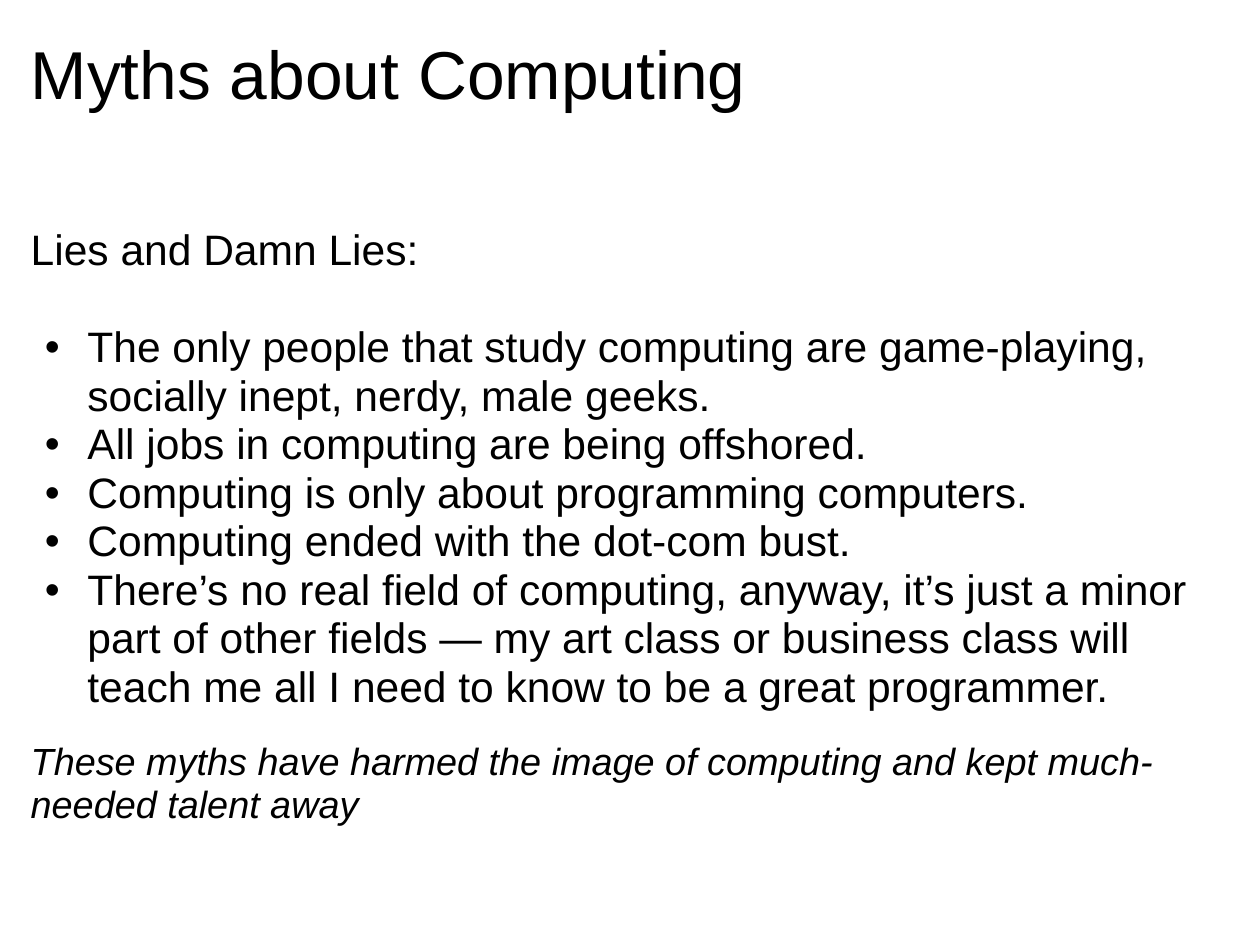
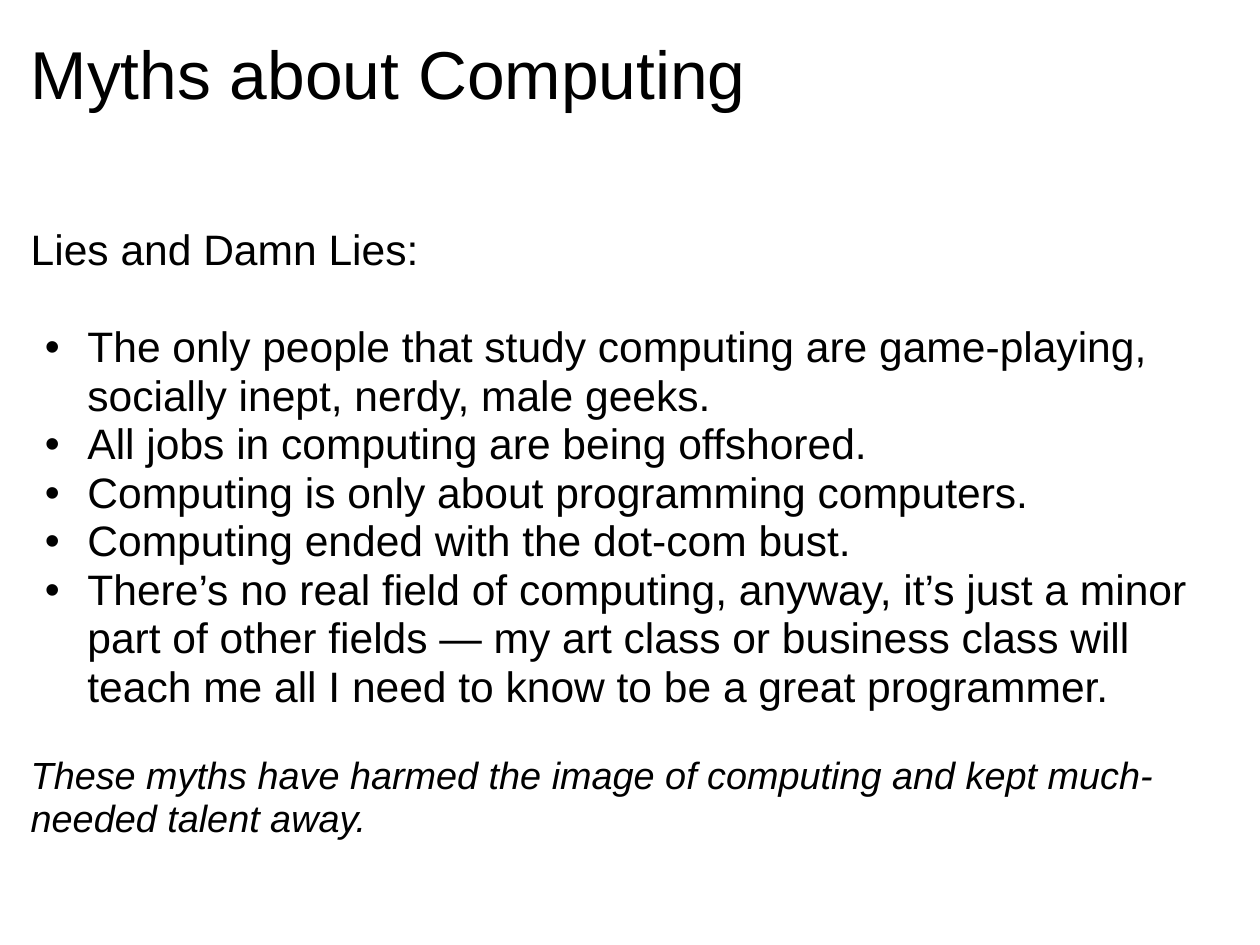
Before and after one commit to dondi/javascript-book, a slide deck: slide 12 of presentations/Chapter_1_Presentation.ppt. Drawn at 1260x945 pixels with LibreOffice and Linux fonts; fonts in the diff are those of the drawing; background and template pictures are left out. Boxes give left, top, right and bottom in pixels: in the first picture for what was removed or moved away, otherwise in the second. Text is boxed around its words. In the diff, an @@ line names an element or a change of style, - is before the commit and + after.

```diff
--- a/presentations/Chapter_1_Presentation.ppt
+++ b/presentations/Chapter_1_Presentation.ppt
@@ text at [31,761,1153,839]: text changed @@
-These myths have harmed the image of computing and kept much-needed talent away
+These myths have harmed the image of computing and kept much-needed talent away.
```
Also in this commit, not shown: 6 other slides changed.
